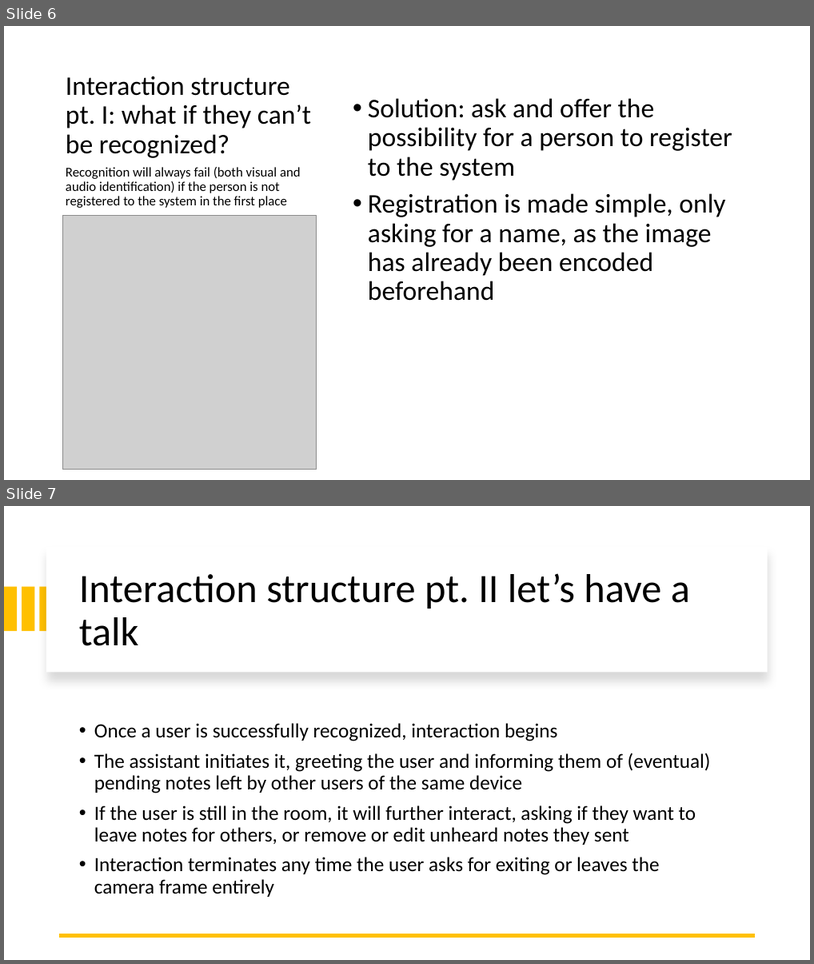
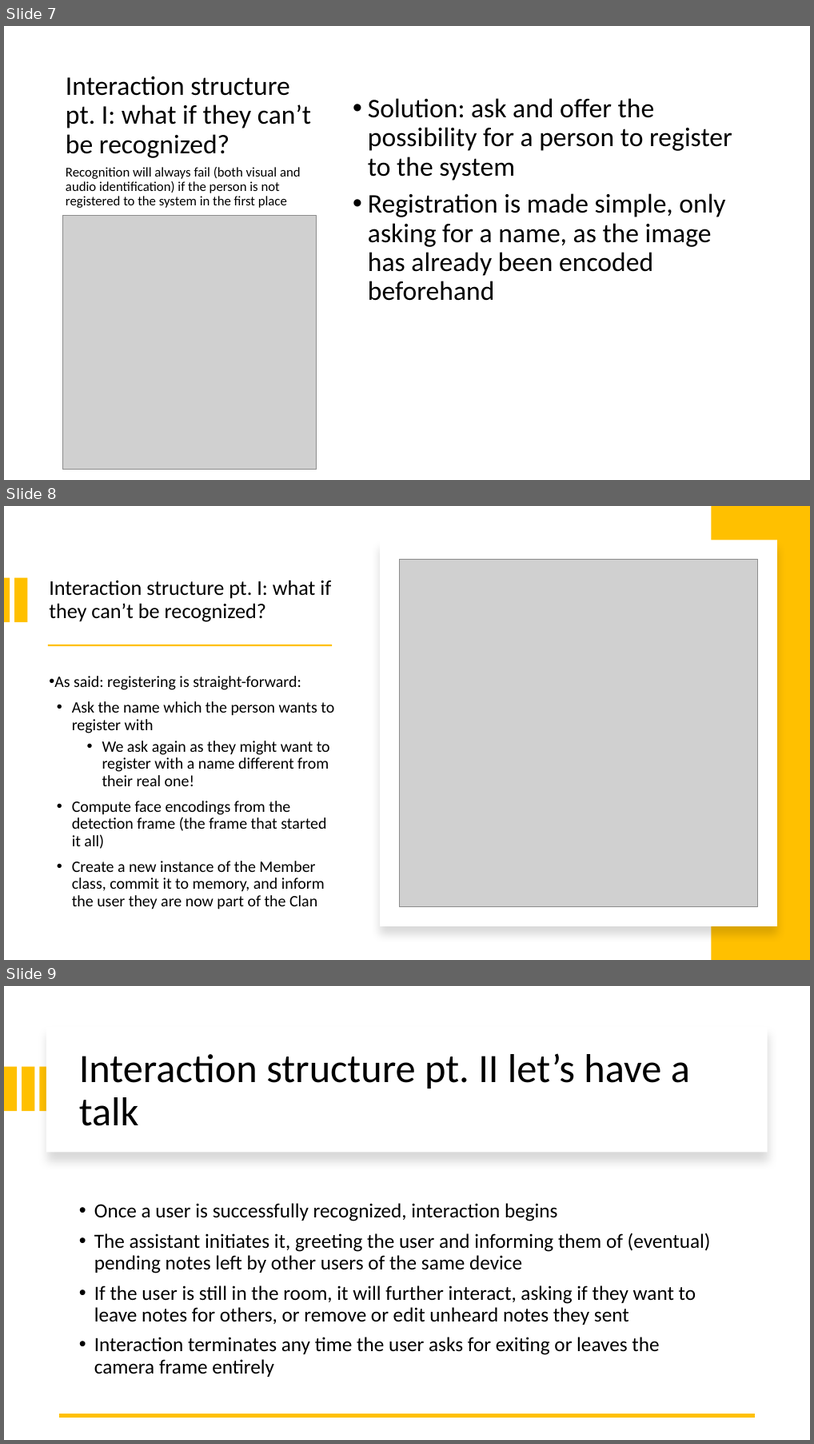
Before and after one commit to attennig/MultimodalMultiuserHomeAssistant, a slide deck: Multimodal personalized multiuser Home Assistant.pptx. Shown one above the other, each under a label of ours: slides 6 and 7 before the commit, slides 7, 8 and 9 after it. The pictures are 814x964 and 814x1444 pixels, drawn with LibreOffice and Linux fonts; fonts in the diff are those of the drawing; grey boxes stand for pictures. Boxes give left, top, right and bottom in pixels: in the first picture for what was removed or moved away, otherwise in the second. Text is boxed around its words. In the diff, an @@ line names an element or a change of style, - is before the commit and + after.

```diff
--- a/Multimodal personalized multiuser Home Assistant.pptx
+++ b/Multimodal personalized multiuser Home Assistant.pptx
@@ slide 8 added at <box>4,506,810,960</box>, background #FFFFFF @@
@@ rectangle added at <box>712,506,810,960</box>, fill #FFC000 @@
@@ rectangle added at <box>380,540,778,926</box>, fill #FFFFFF @@
@@ rectangle added at <box>4,577,10,622</box>, fill #FFC000 @@
@@ rectangle added at <box>14,577,27,622</box>, fill #FFC000 @@
@@ picture added at <box>400,559,758,907</box> @@
@@ title added at <box>49,580,331,622</box>, 25 pt, text #000000 @@
+Interaction structure pt. I: what if they can’t be recognized?
@@ rectangle added at <box>48,644,333,646</box>, fill #FFC000 @@
@@ text added at <box>54,676,334,909</box>, 19 pt, text #000000 @@
+• As said: registering is straight-forward:
+• Ask the name which the person wants to register with
+  • We ask again as they might want to register with a name different from their real one!
+• Compute face encodings from the detection frame (the frame that started it all)
+• Create a new instance of the Member class, commit it to memory, and inform the user they are now part of the Clan
@@ what was slide 6 is now slide 7 @@
@@ what was slide 7 is now slide 9 @@
```
Also in this commit, not shown: 1 other slide added, 1 other file.
